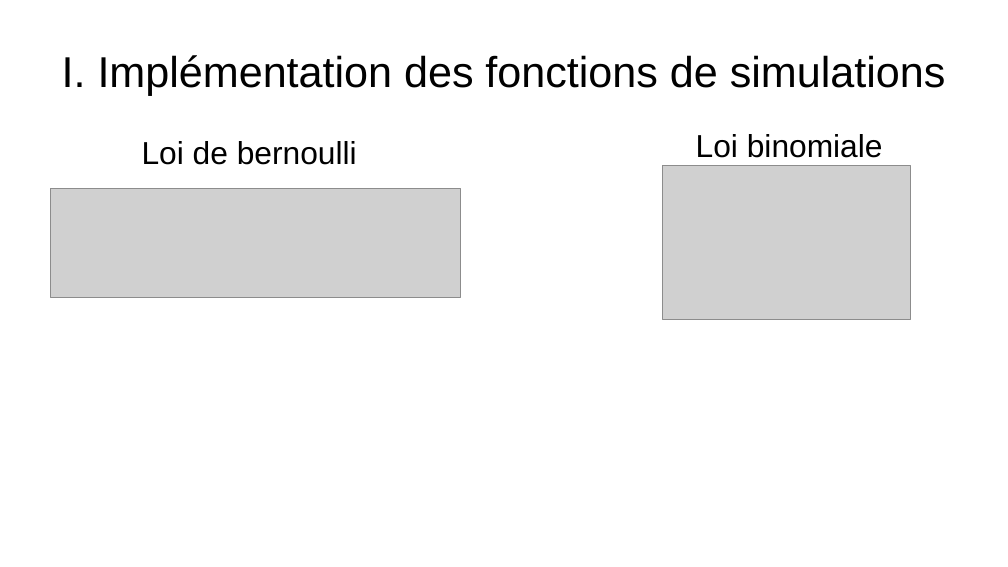
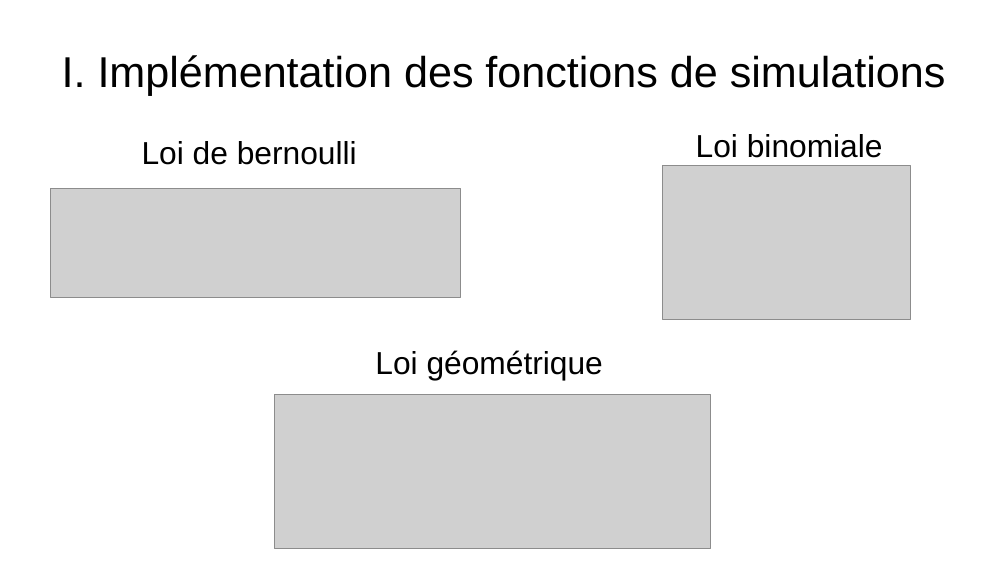
Before and after one commit to WIDEROZ/ESISAR-3A, a slide deck: slide 2 of Mathématiques/Oral/TP1.odp. Drawn at 1008x567 pixels with LibreOffice and Linux fonts; fonts in the diff are those of the drawing; grey boxes stand for pictures. Boxes give left, top, right and bottom in pixels: in the first picture for what was removed or moved away, otherwise in the second. Text is boxed around its words. In the diff, an @@ line names an element or a change of style, - is before the commit and + after.

```diff
--- a/Mathématiques/Oral/TP1.odp
+++ b/Mathématiques/Oral/TP1.odp
@@ text added at (375, 350, 603, 380), 25 pt, text #000000 @@
+Loi géométrique
@@ picture added at (274, 394, 711, 549) @@
```
Also in this commit, not shown: 1 slide added, 3 other files.
